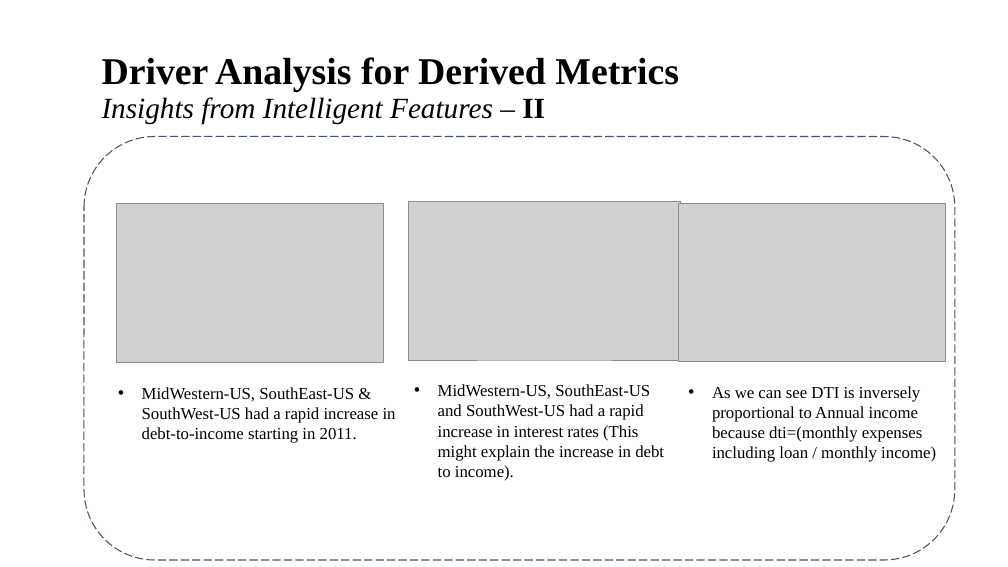
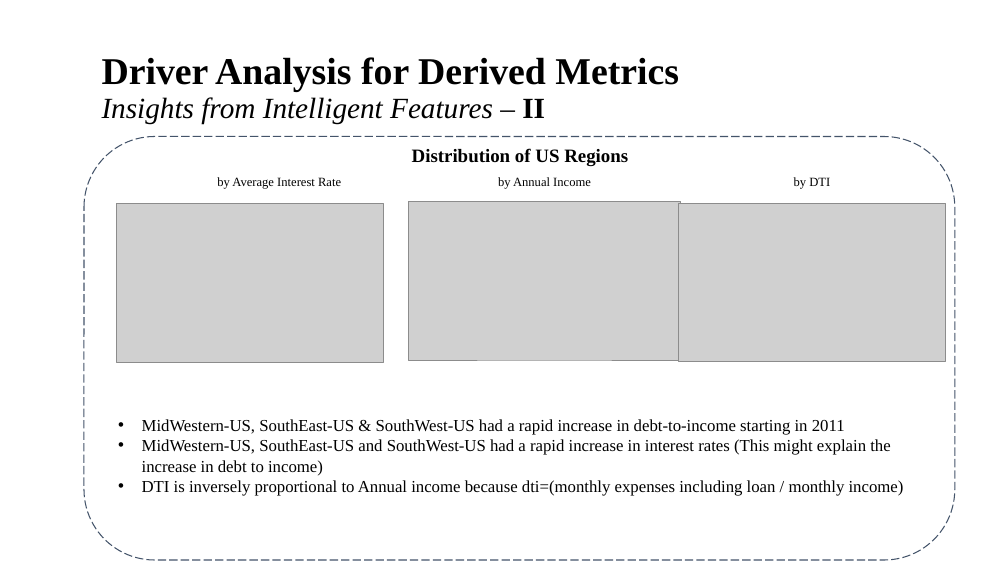
Before and after one commit to brijesh1100/P2-Gramener-Case-Study, a slide deck: slide 15 of Gramener_Case_Study_Presentation_SS.pptx. Drawn at 1008x567 pixels with LibreOffice and Linux fonts; fonts in the diff are those of the drawing; grey boxes stand for pictures; background and template pictures are left out. Boxes give left, top, right and bottom in pixels: in the first picture for what was removed or moved away, otherwise in the second. Text is boxed around its words. In the diff, an @@ line names an element or a change of style, - is before the commit and + after.

```diff
--- a/Gramener_Case_Study_Presentation_SS.pptx
+++ b/Gramener_Case_Study_Presentation_SS.pptx
@@ text added at (412,148,628,166), 18 pt, text #000000, bold @@
+Distribution of US Regions
@@ text added at (217,177,341,189), 12 pt, text #000000 @@
+by Average Interest Rate
@@ text added at (498,177,591,189), 12 pt, text #000000 @@
+by Annual Income
@@ text added at (794,177,830,189), 12 pt, text #000000 @@
+by DTI
@@ text removed at (438,384,664,481) @@
-• MidWestern-US, SouthEast-US and SouthWest-US had a rapid increase in interest rates (This might explain the increase in debt to income).
@@ text removed at (712,386,936,462) @@
-• As we can see DTI is inversely proportional to Annual income because dti=(monthly expenses including loan / monthly income)
@@ text at (142,419,904,496): text changed @@
-• MidWestern-US, SouthEast-US & SouthWest-US had a rapid increase in debt-to-income starting in 2011.
+• MidWestern-US, SouthEast-US & SouthWest-US had a rapid increase in debt-to-income starting in 2011
+• MidWestern-US, SouthEast-US and SouthWest-US had a rapid increase in interest rates (This might explain the increase in debt to income)
+• DTI is inversely proportional to Annual income because dti=(monthly expenses including loan / monthly income)
```
Also in this commit, not shown: 4 other slides changed.
